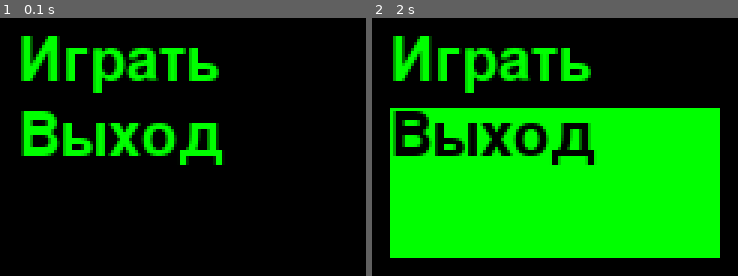
Above: before the commit, frames 1-2 (left to right).
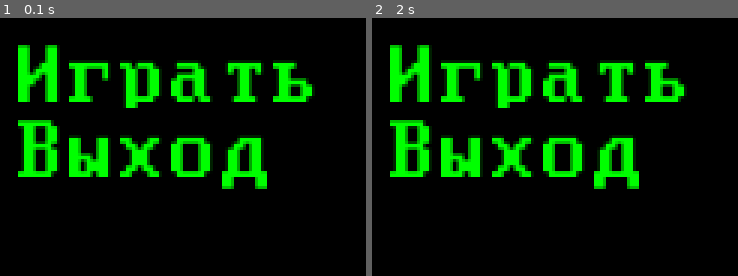
Above: after the commit, the same moments.

Repository: MaximElkinson/Pygame_SuperProject
Game: pygame game, started from игра.py
Same seed, same stepped clock (60 frames per second), same inputs: the game is played once before the commit and once after it.
Inputs (mouse positions are in pixels of both pictures, inside the frame that each line leads up to):
- Up to frame 1 (0.1 s): no input
- Up to frame 2 (2 s): press the mouse at (540, 69) at 0.37 s; move the mouse to (outside the picture) at 0.47 s; release the mouse at (outside the picture) at 0.6 s; click "Выход" at 1.72 s

The runs differ from the first frame. In frame 1, 20% of the frame differs, in the area x 4-87%, y 6-67%; in frame 2, 57%, in the area x 4-96%, y 6-94%.

Commit message:
Я не знаю что произошло, но всё слетело. Сейчас всё работает как должно работать

Diff:
--- a/игра.py
+++ b/игра.py
@@ -1,7 +1,5 @@
 import pygame
 
-pygame.init()
-main_font = pygame.font.Font("cool pixel font.ttf", 30)
 
 def exit():
     global running
@@ -9,7 +7,7 @@
 
 
 class Button:
-    def __init__(self, pos_x, pos_y, size_x, size_y, text, color1, color2):
+    def __init__(self, pos_x, pos_y, size_x, size_y, text, color1, color2, func):
         # По скольку в пайгейм нет готовых кнопок
         # то делаем их с помощю класса
         # Считываем данные:
@@ -20,6 +18,7 @@
         # 5) Текст на кнопке
         # 6) Цвет кнопки
         # 7) Цвет текста
+        # 8) Функция кнопки
         self.pos_x = pos_x
         self.pos_y = pos_y
         self.size_x = size_x
@@ -27,14 +26,15 @@
         self.text = text
         self.color1 = color1
         self.color2 = color2
+        self.func = func
 
     def updata(self, mouse_pos):
         color1 = self.color1
         color2 = self.color2
         # Если курсор на кнопке
         # то меняем её цвет
-        if self.pos_x <= mouse_pos[0] and self.pos_x + self.size_x >= mouse_pos[0]:
-            if self.pos_y <= mouse_pos[1] and self.pos_y + self.size_y >= mouse_pos[1]:
+        if self.pos_x < mouse_pos[0] and self.pos_x + self.size_x > mouse_pos[0]:
+            if self.pos_y < mouse_pos[1] and self.pos_y + self.size_y > mouse_pos[1]:
                 color1 = self.color2
                 color2 = self.color1
         # Отрисовываем кнопку
@@ -42,30 +42,39 @@
                                                                                self.pos_x + self.size_x,
                                                                                self.pos_y + self.size_y))
         # Пишем текст на кнопке
-        font = pygame.font.Font(None, 30)
+        font = pygame.font.Font("cool pixel font.ttf", 30)
         text = font.render(self.text, True, color2)
         screen.blit(text, (self.pos_x, self.pos_y))
 
-    def set_pos(self):
+    def get_pos(self):
         # Возвращаем все данные
         # о положении и размере кнопки
         return (self.pos_x, self.pos_y, self.size_x, self.size_y)
 
-    def push(self):
+    def set_pos(self, x, y, sx=None, sy=None):
+        self.pos_x = x
+        self.pos_y = y
+        if sx is not None and sy is not None:
+            self.size_x = sx
+            self.size_y = sy
+
+    def push(self, mouse_pos):
         # Нажатие кнопки
-        pass
+        if self.pos_x < mouse_pos[0] and self.pos_x + self.size_x > mouse_pos[0]:
+            if self.pos_y < mouse_pos[1] and self.pos_y + self.size_y > mouse_pos[1]:
+                self.func()
 
 
 if __name__ == '__main__':
+    pygame.init()
     pygame.display.set_caption('Игра')
     size = width, height = 800, 400
     screen = pygame.display.set_mode(size)
 
     running = True
     # Инициализируем две кнопки
-    buttons = []
-    buttons.append(Button(10, 10, 100, 25, 'Играть', (0, 0, 0), (0, 255, 0)))
-    buttons.append(Button(10, 35, 100, 15, 'Выход', (0, 0, 0), (0, 255, 0)))
+    buttons = [Button(10, 10, 100, 25, 'Играть', (0, 0, 0), (0, 255, 0), exit),
+               Button(10, 35, 100, 15, 'Выход', (0, 0, 0), (0, 255, 0), exit)]
     # Теоретическое положение курсора
     # по умолчанию
     mouse_pos = (0, 0)
@@ -77,6 +86,10 @@
                 if mouse_pos != event.pos:
                     # Заносим положение курсора в переменную
                     mouse_pos = event.pos
+            if event.type == pygame.MOUSEBUTTONUP:
+                for i in buttons:
+                    # Обновляем каждую кнопку
+                    i.push(mouse_pos)
         for i in buttons:
             # Обновляем каждую кнопку
             i.updata(mouse_pos)
